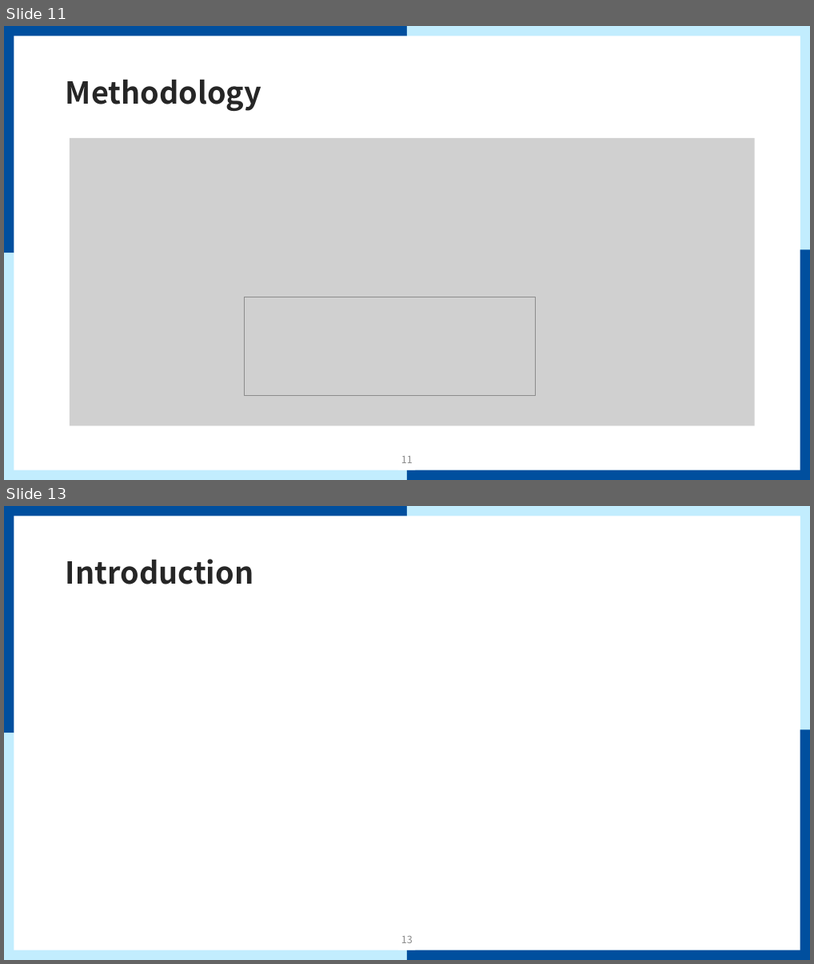
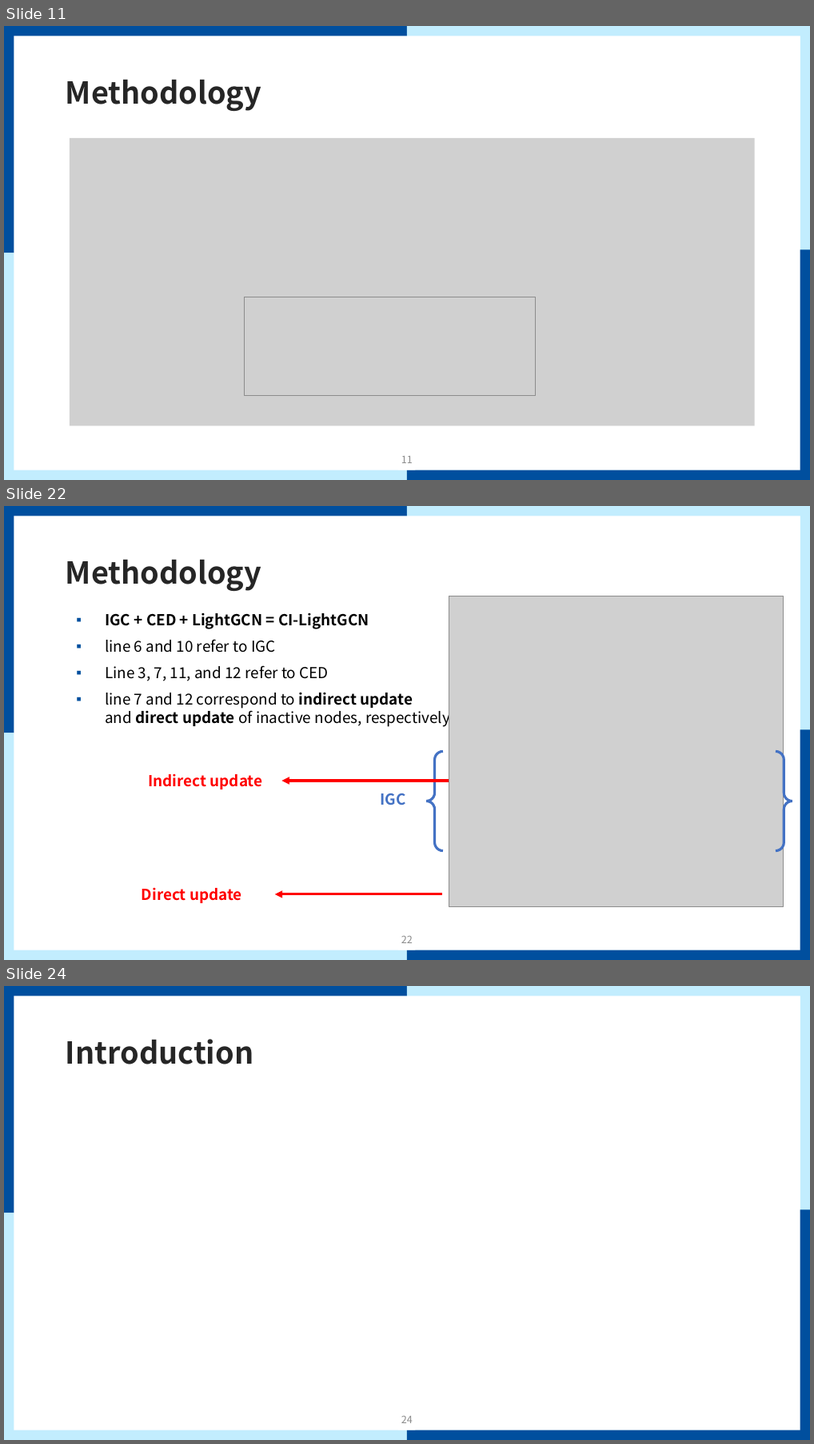
Before and after one commit to mmvv11/GraduateStudies, a slide deck: papers/review/Causal Incremental Graph Convolution for review.pptx. Shown one above the other, each under a label of ours: slides 11 and 13 before the commit, slides 11, 22 and 24 after it; the slides between them are not shown. The pictures are 814x964 and 814x1444 pixels, drawn with LibreOffice and Linux fonts; fonts in the diff are those of the drawing; grey boxes stand for pictures; background and template pictures are left out. Boxes give left, top, right and bottom in pixels: in the first picture for what was removed or moved away, otherwise in the second. Text is boxed around its words. In the diff, an @@ line names an element or a change of style, - is before the commit and + after.

```diff
--- a/papers/review/Causal Incremental Graph Convolution for review.pptx
+++ b/papers/review/Causal Incremental Graph Convolution for review.pptx
@@ slide 22 added at <box>4,506,810,960</box>, background #FFFFFF; not listed: 9 template elements that a slide beside it also shows @@
@@ title added at <box>66,560,262,591</box>, 36 pt, text #262626, bold @@
+Methodology
@@ picture added at <box>450,596,784,907</box> @@
@@ text added at <box>105,612,450,728</box>, 18 pt, text #000000 @@
+▪ IGC + CED + LightGCN = CI-LightGCN
+▪ line 6 and 10 refer to IGC
+▪ Line 3, 7, 11, and 12 refer to CED
+▪ line 7 and 12 correspond to indirect update
+  and direct update of inactive nodes, respectively
@@ brace pair added at <box>427,751,793,850</box>, outline #4472C4 3 pt @@
@@ text added at <box>148,773,263,789</box>, 18 pt, text #FF0000, bold @@
+Indirect update
@@ arrow added from (450, 780) to (282, 780), #FF0000 3 pt @@
@@ text added at <box>380,793,406,805</box>, 18 pt, text #4472C4, bold @@
+IGC
@@ text added at <box>142,887,242,903</box>, 18 pt, text #FF0000, bold @@
+Direct update
@@ arrow added from (442, 894) to (275, 894), #FF0000 3 pt @@
@@ page number added at <box>402,936,413,943</box>, 12 pt, text #8C8C8C @@
+22
@@ what was slide 13 is now slide 24 @@
@@ page number at <box>402,1416,413,1423</box>: text changed @@
-13
+24
```
Also in this commit, not shown: 1 slide changed, 12 other slides added, 2 slides removed.
